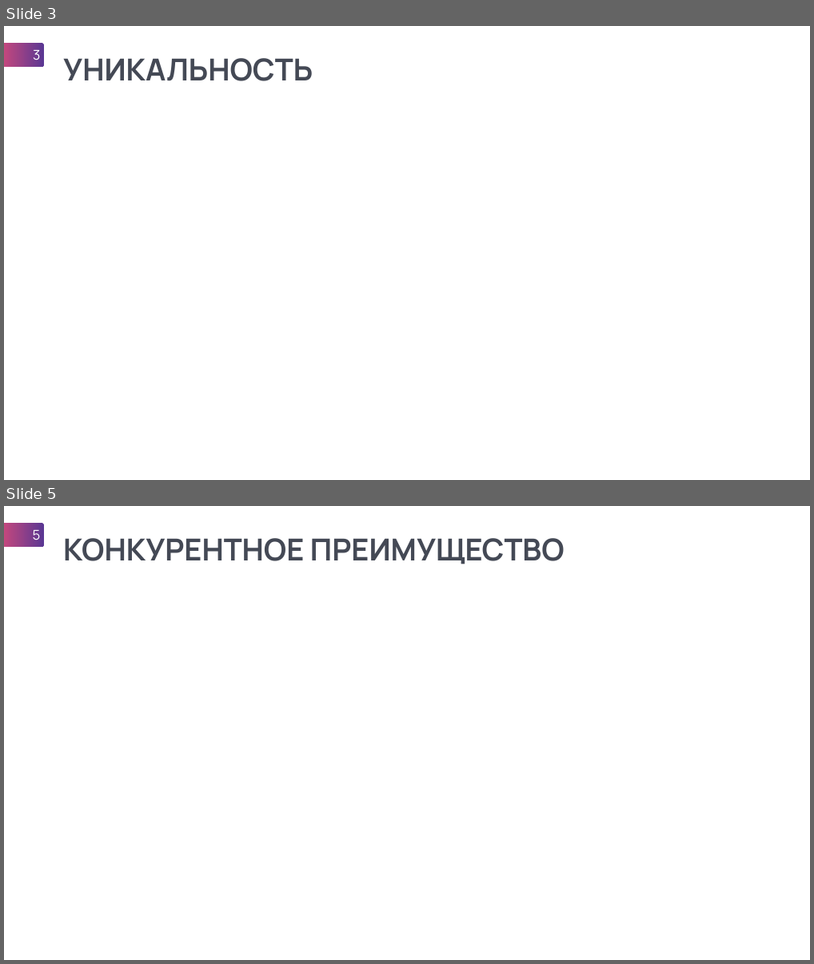
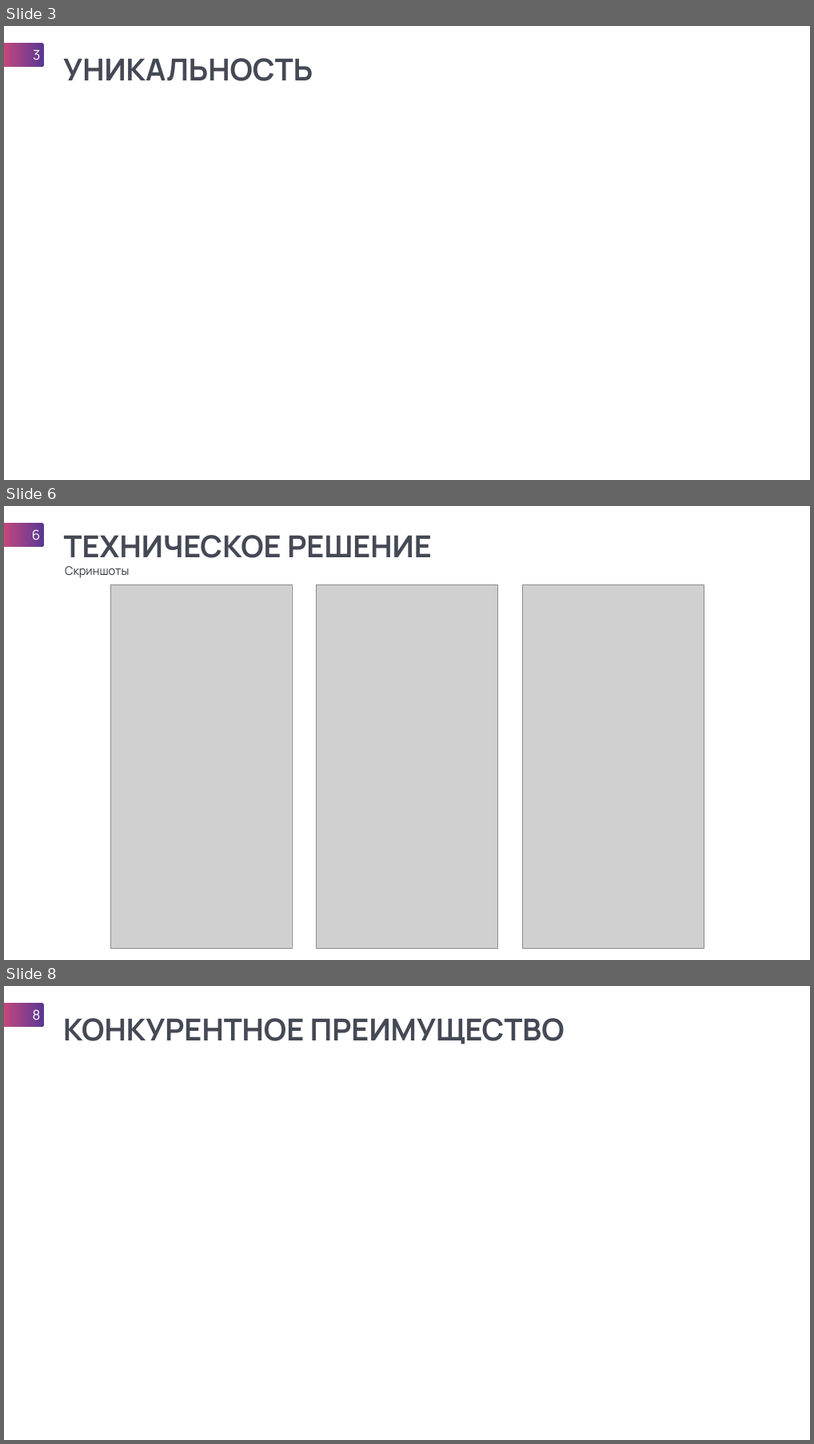
Before and after one commit to adonixis/MFC56, a slide deck: Презентация Выйти из IT.pptx. Shown one above the other, each under a label of ours: slides 3 and 5 before the commit, slides 3, 6 and 8 after it; the slides between them are not shown. The pictures are 814x964 and 814x1444 pixels, drawn with LibreOffice and Linux fonts; fonts in the diff are those of the drawing; grey boxes stand for pictures. Boxes give left, top, right and bottom in pixels: in the first picture for what was removed or moved away, otherwise in the second. Text is boxed around its words. In the diff, an @@ line names an element or a change of style, - is before the commit and + after.

```diff
--- a/Презентация Выйти из IT.pptx
+++ b/Презентация Выйти из IT.pptx
@@ slide 6 added at box(4, 506, 810, 960), background #FFFFFF @@
@@ page number added at box(4, 523, 44, 547), fill gradient #5A3793 to #EC4E75, 32 pt, text #FFFFFF @@
+6
@@ text added at box(64, 535, 432, 558), 72 pt, text #444955, bold @@
+ТЕХНИЧЕСКОЕ РЕШЕНИЕ
@@ text added at box(65, 566, 129, 578), 28 pt, text #31373B @@
+Скриншоты
@@ picture added at box(110, 585, 292, 948) @@
@@ picture added at box(317, 585, 498, 948) @@
@@ picture added at box(522, 585, 704, 948) @@
@@ what was slide 5 is now slide 8 @@
@@ page number at box(33, 1009, 41, 1020): text changed @@
-5
+8
```
Also in this commit, not shown: 3 slides changed, 2 other slides added.
